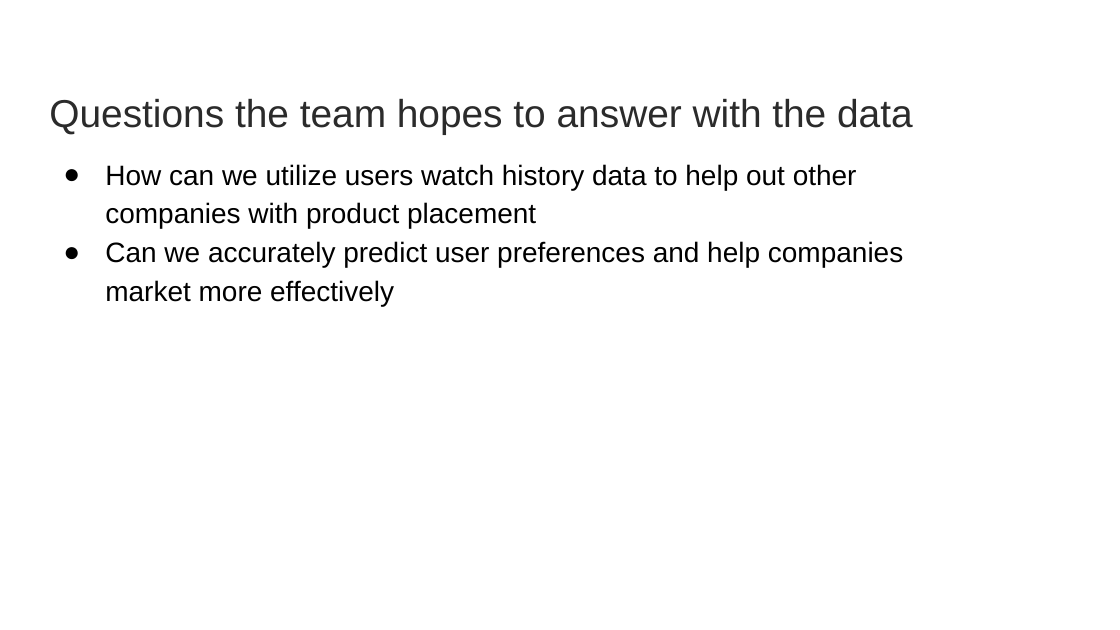
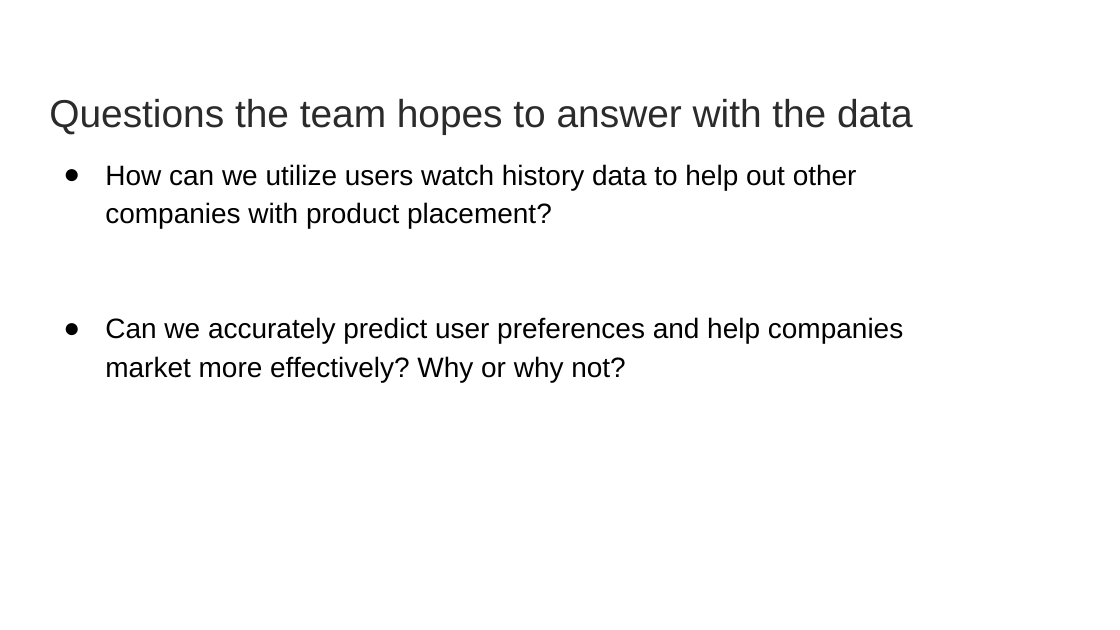
Before and after one commit to Kazmimasooma/Group-1-Disney, a slide deck: slide 11 of Presentation/Group 1 project.pptx (slide 10 before the commit). Drawn at 1120x630 pixels with LibreOffice and Linux fonts; fonts in the diff are those of the drawing; background and template pictures are left out. Boxes give left, top, right and bottom in pixels: in the first picture for what was removed or moved away, otherwise in the second. Text is boxed around its words. In the diff, an @@ line names an element or a change of style, - is before the commit and + after.

```diff
--- a/Presentation/Group 1 project.pptx
+++ b/Presentation/Group 1 project.pptx
@@ text at <box>105,164,903,382</box>: text changed @@
-● How can we utilize users watch history data to help out other companies with product placement
-● Can we accurately predict user preferences and help companies market more effectively
+● How can we utilize users watch history data to help out other companies with product placement?
+● Can we accurately predict user preferences and help companies market more effectively? Why or why not?
```
Also in this commit, not shown: 4 other slides changed, 4 slides added, 1 slide removed.
